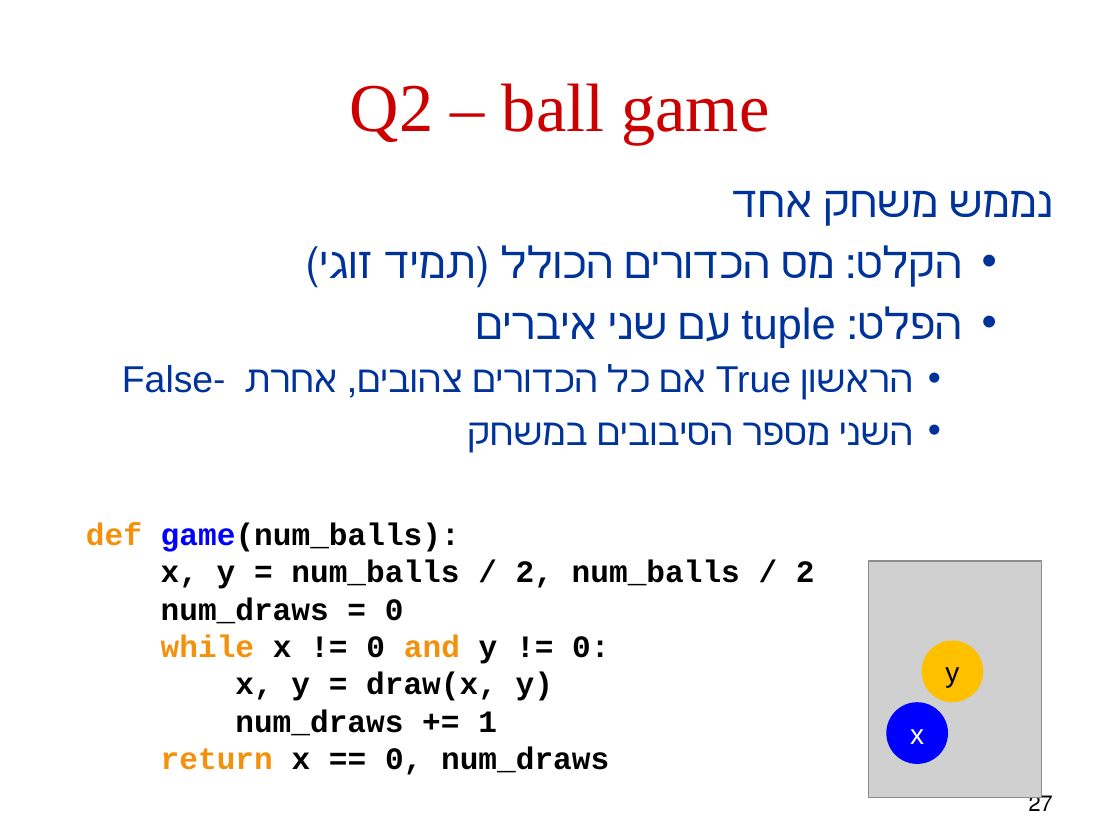
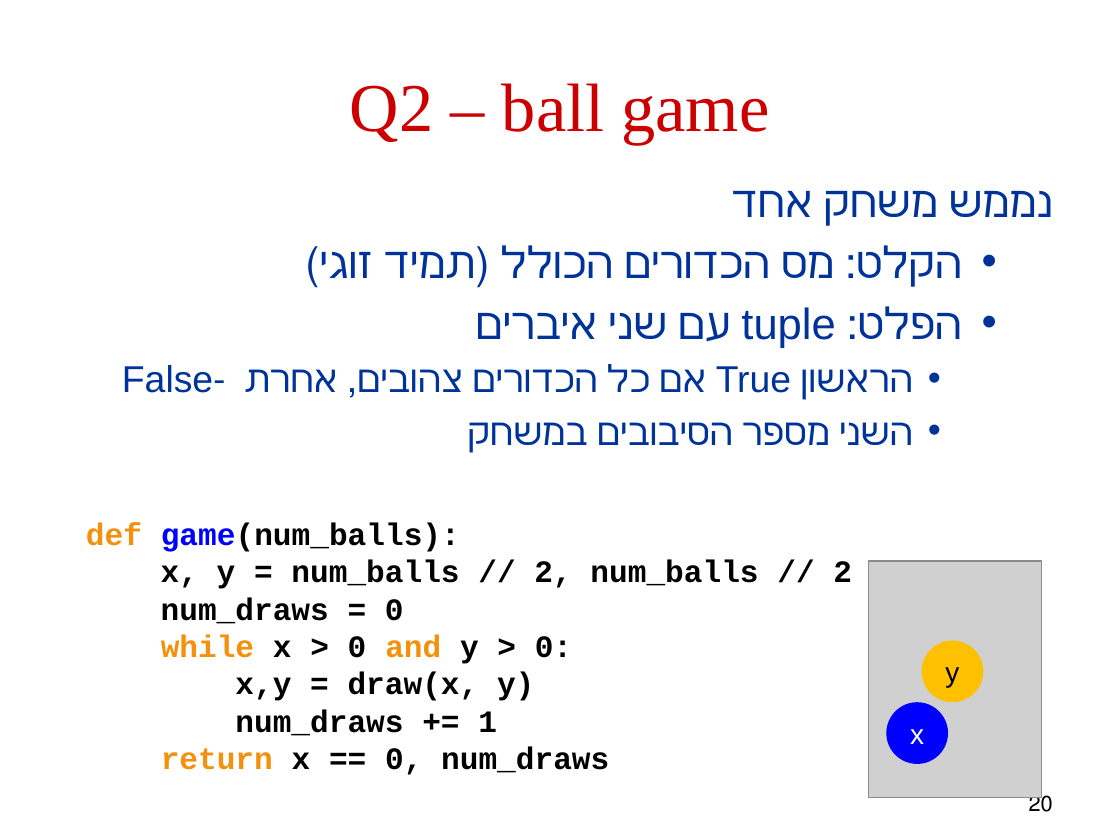
Before and after one commit to robintux/gip, a slide deck: slide 20 of Sessions/5/gip5.pptx (slide 27 before the commit). Drawn at 1120x840 pixels with LibreOffice and Linux fonts; fonts in the diff are those of the drawing; grey boxes stand for pictures. Boxes give left, top, right and bottom in pixels: in the first picture for what was removed or moved away, otherwise in the second. Text is boxed around its words. In the diff, an @@ line names an element or a change of style, - is before the commit and + after.

```diff
--- a/Sessions/5/gip5.pptx
+++ b/Sessions/5/gip5.pptx
@@ text at (161, 560, 852, 589): text changed @@
-x, y = num_balls / 2, num_balls / 2
+x, y = num_balls // 2, num_balls // 2
@@ text at (161, 635, 572, 701): text changed @@
-while x != 0 and y != 0:
-x, y = draw(x, y)
+while x > 0 and y > 0:
+x,y = draw(x, y)
@@ page number at (1029, 794, 1053, 812): text changed @@
-27
+20
```
Also in this commit, not shown: 14 other slides changed, 1 slide added.
